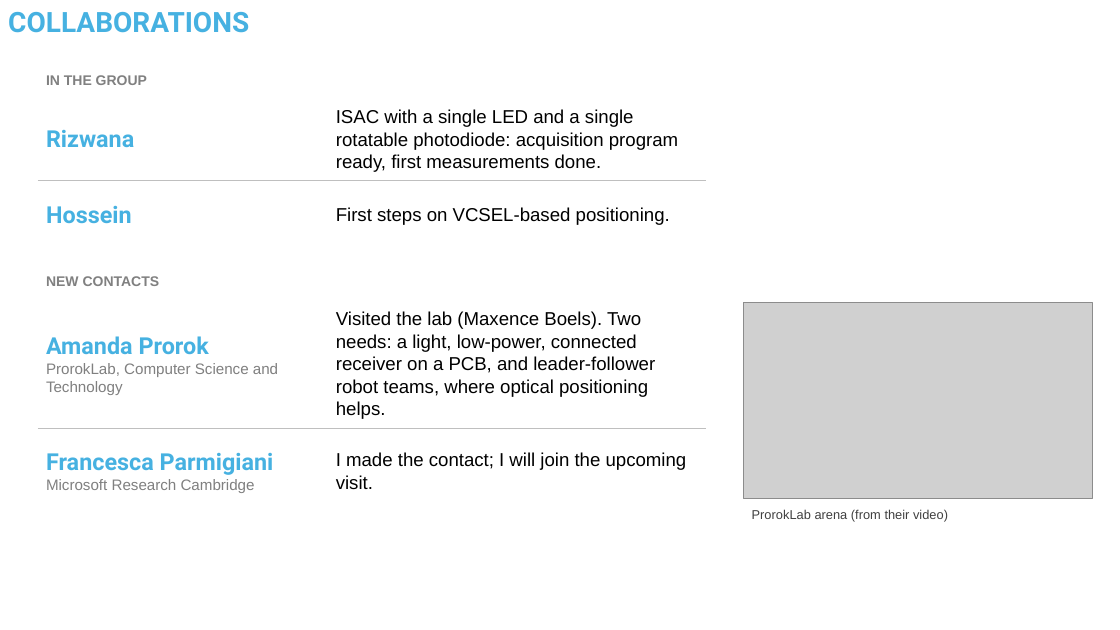
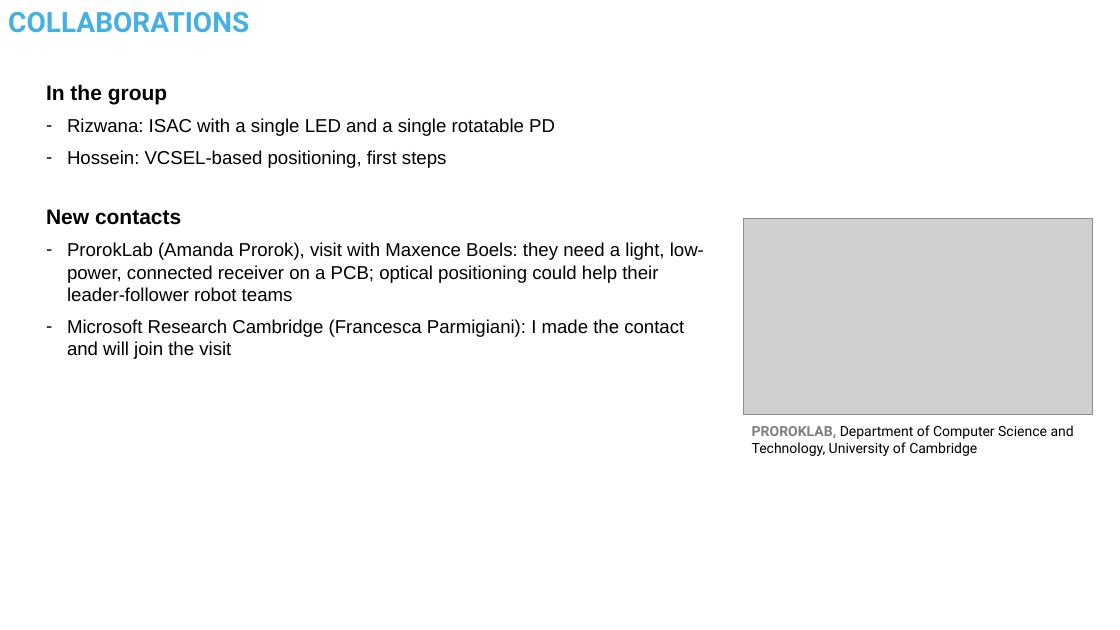
Before and after one commit to kevin-acuna/simulation_VLP, a slide deck: slide 6 of CAMBRIDGE/PPTs/2026-11-24 Final meeting - Visit summary.pptx. Drawn at 1120x630 pixels with LibreOffice and Linux fonts; fonts in the diff are those of the drawing; grey boxes stand for pictures. Boxes give left, top, right and bottom in pixels: in the first picture for what was removed or moved away, otherwise in the second. Text is boxed around its words. In the diff, an @@ line names an element or a change of style, - is before the commit and + after.

Commit message:
ppt

```diff
--- a/CAMBRIDGE/PPTs/2026-11-24 Final meeting - Visit summary.pptx
+++ b/CAMBRIDGE/PPTs/2026-11-24 Final meeting - Visit summary.pptx
@@ text at box(46, 84, 704, 359): text changed; size 12 to 16 pt; text colour #808080 to #000000; bold off @@
-IN THE GROUP
+In the group
+– Rizwana: ISAC with a single LED and a single rotatable PD
+– Hossein: VCSEL-based positioning, first steps
+New contacts
+– ProrokLab (Amanda Prorok), visit with Maxence Boels: they need a light, low-power, connected receiver on a PCB; optical positioning could help their leader-follower robot teams
+– Microsoft Research Cambridge (Francesca Parmigiani): I made the contact and will join the visit
@@ text removed at box(336, 109, 678, 172) @@
-ISAC with a single LED and a single rotatable photodiode: acquisition program ready, first measurements done.
@@ text removed at box(46, 130, 134, 147) @@
-Rizwana
@@ line removed from (38, 181) to (706, 181) @@
@@ text removed at box(46, 206, 132, 223) @@
-Hossein
@@ text removed at box(336, 207, 670, 225) @@
-First steps on VCSEL-based positioning.
@@ picture: place and size @@
-picture at box(744, 302, 1092, 498)
+picture at box(744, 218, 1092, 414)
@@ text removed at box(46, 276, 160, 286) @@
-NEW CONTACTS
@@ text removed at box(336, 311, 655, 419) @@
-Visited the lab (Maxence Boels). Two needs: a light, low-power, connected receiver on a PCB, and leader-follower robot teams, where optical positioning helps.
@@ text "PROROKLAB, Department of Computer Science ..." at box(752, 425, 1074, 456): vertical alignment middle to top @@
@@ line removed from (38, 429) to (706, 429) @@
@@ text at box(752, 425, 1074, 456): text changed; size 13 to 12 pt; font Arial to Roboto; text colour #808080 to #000000 @@
-Amanda Prorok
-ProrokLab, Computer Science and Technology
+PROROKLAB, Department of Computer Science and Technology, University of Cambridge
@@ text removed at box(46, 453, 274, 493) @@
-Francesca Parmigiani
-Microsoft Research Cambridge
@@ text removed at box(336, 452, 687, 490) @@
-I made the contact; I will join the upcoming visit.
@@ text removed at box(752, 509, 948, 522) @@
-ProrokLab arena (from their video)
```
Also in this commit, not shown: 4 other slides changed, 3 slides added, 2 slides removed, 18 other files.
